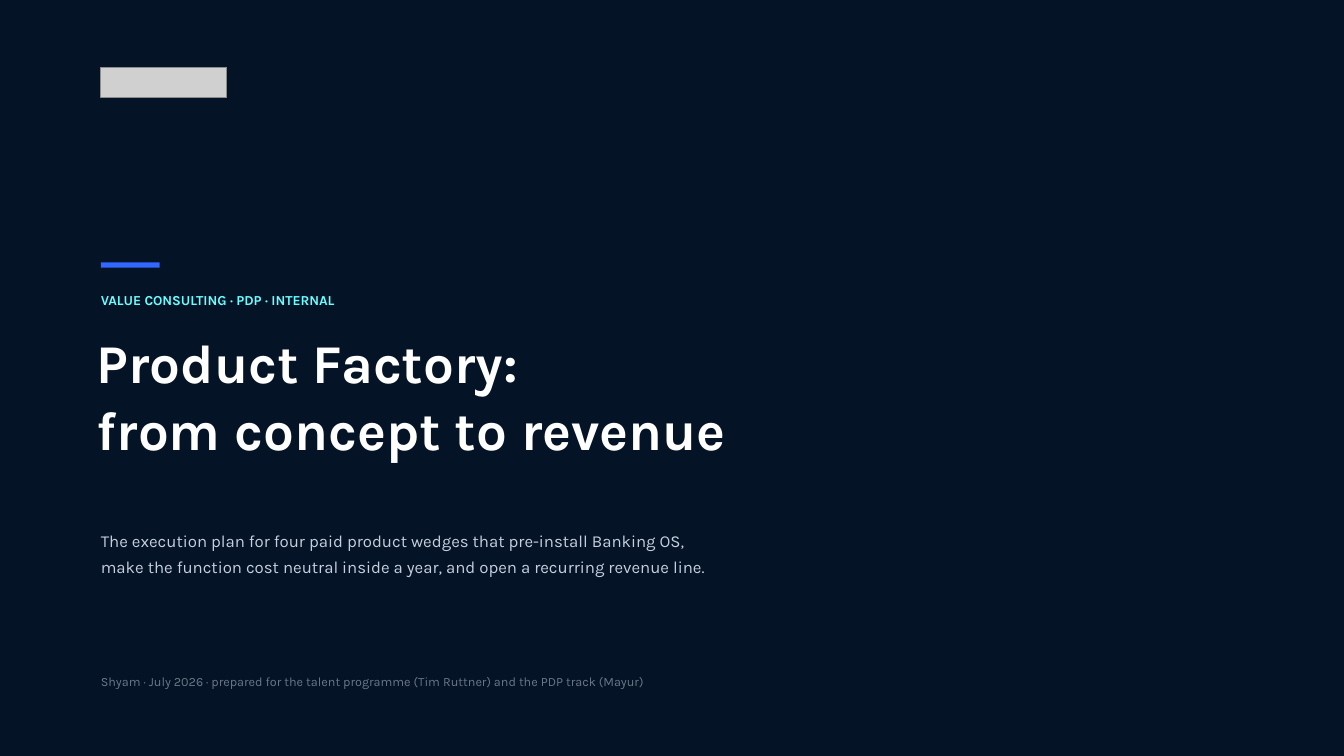
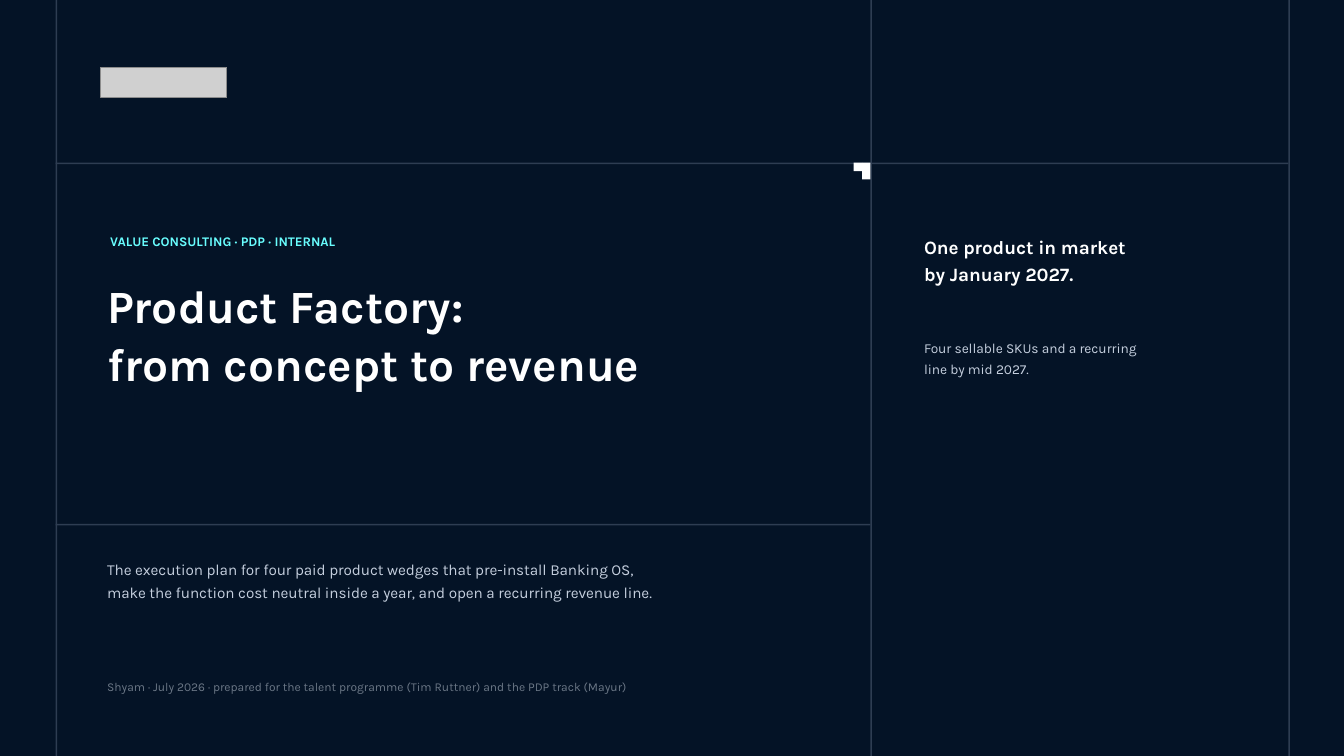
Before and after one commit to shyammohan160489-sys/value-consulting-agents, a slide deck: slide 1 of presentations/product-factory/Product_Factory_Execution_Plan_Exhibit.pptx. Drawn at 1344x756 pixels with LibreOffice and Linux fonts; fonts in the diff are those of the drawing; grey boxes stand for pictures. Boxes give left, top, right and bottom in pixels: in the first picture for what was removed or moved away, otherwise in the second. Text is boxed around its words. In the diff, an @@ line names an element or a change of style, - is before the commit and + after.

```diff
--- a/presentations/product-factory/Product_Factory_Execution_Plan_Exhibit.pptx
+++ b/presentations/product-factory/Product_Factory_Execution_Plan_Exhibit.pptx
@@ rectangle added at [55,0,56,756], fill #2E3D52 @@
@@ rectangle added at [871,0,872,756], fill #2E3D52 @@
@@ rectangle added at [1289,0,1290,756], fill #2E3D52 @@
@@ rectangle added at [55,162,1289,163], fill #2E3D52 @@
@@ rectangle added at [854,162,862,170], fill #FFFFFF @@
@@ rectangle added at [862,162,870,179], fill #FFFFFF @@
@@ text "VALUE CONSULTING · PDP · ...": place and size @@
-text "VALUE CONSULTING · PDP · ..." at [101,296,334,305]
+text "VALUE CONSULTING · PDP · ..." at [110,237,336,246]
@@ text "VALUE CONSULTING · PDP · ..." at [110,237,336,246]: size 9.8 to 9.4 pt @@
@@ rectangle removed at [101,262,159,267] @@
@@ text added at [924,240,1126,286], 13.5 pt, text #FFFFFF, bold @@
+One product in market
+by January 2027.
@@ text "Product Factory:": place and size @@
-text "Product Factory:" at [97,345,726,463]
+text "Product Factory:" at [107,291,639,391]
@@ text "Product Factory:" at [107,291,639,391]: size 39 to 33 pt; line spacing 1.02 to 1.04 @@
@@ text added at [924,343,1137,378], 9.8 pt, text #C5CFDE @@
+Four sellable SKUs and a recurring
+line by mid 2027.
@@ rectangle added at [55,524,870,525], fill #2E3D52 @@
@@ text "The execution plan for four ...": place and size @@
-text "The execution plan for four ..." at [101,535,704,577]
+text "The execution plan for four ..." at [107,564,652,602]
@@ text "The execution plan for four ..." at [107,564,652,602]: size 12 to 10.9 pt @@
@@ text "Shyam · July 2026 · ..." at [107,682,627,694]: size 9 to 8.6 pt @@
```
Also in this commit, not shown: 19 other slides changed, 2 other files.
